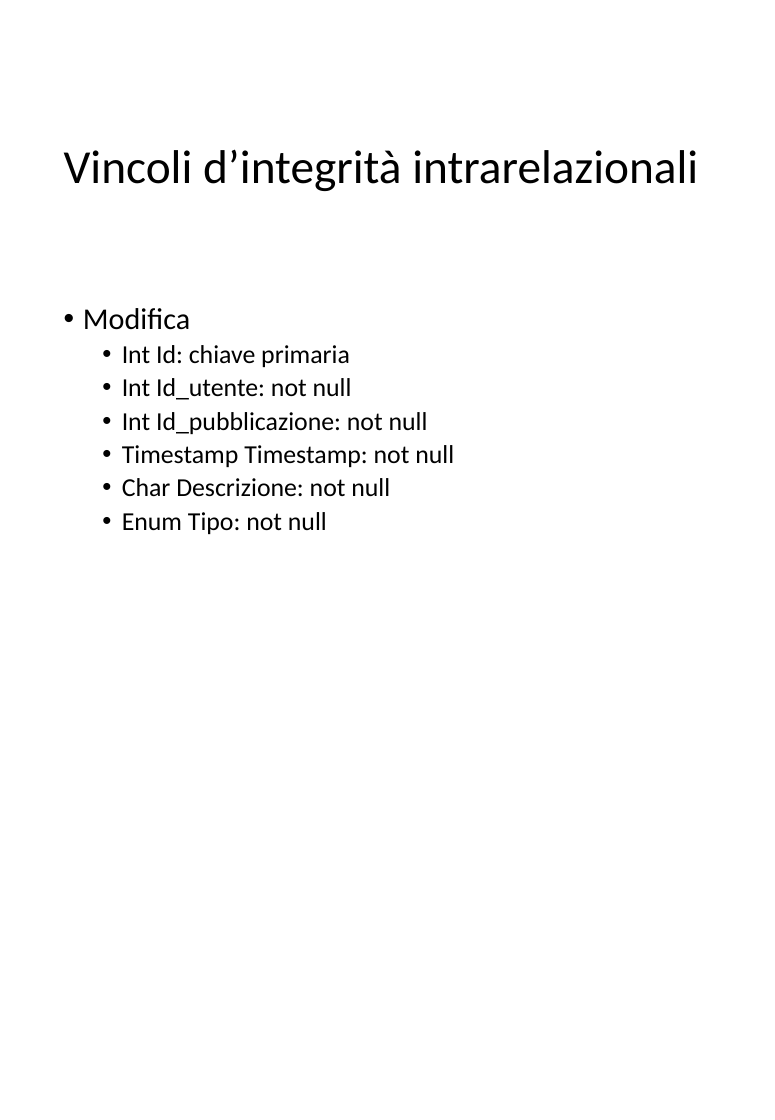
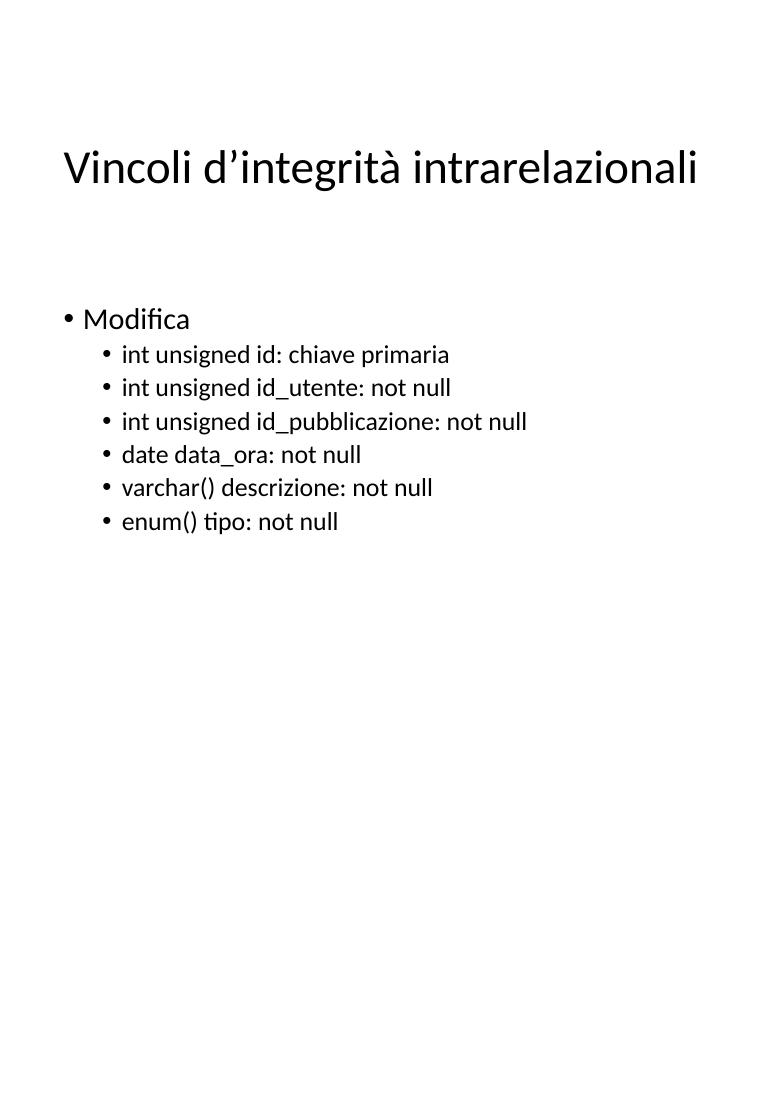
Before and after one commit to vincendep/LBDproject, a slide deck: slide 5 of modello logico/modello logico.pptx. Drawn at 775x1120 pixels with LibreOffice and Linux fonts; fonts in the diff are those of the drawing. Boxes give left, top, right and bottom in pixels: in the first picture for what was removed or moved away, otherwise in the second. Text is boxed around its words. In the diff, an @@ line names an element or a change of style, - is before the commit and + after.

```diff
--- a/modello logico/modello logico.pptx
+++ b/modello logico/modello logico.pptx
@@ text at box(122, 345, 527, 534): text changed @@
-  • Int Id: chiave primaria
-  • Int Id_utente: not null
-  • Int Id_pubblicazione: not null
-  • Timestamp Timestamp: not null
-  • Char Descrizione: not null
-  • Enum Tipo: not null
+  • int unsigned id: chiave primaria
+  • int unsigned id_utente: not null
+  • int unsigned id_pubblicazione: not null
+  • date data_ora: not null
+  • varchar() descrizione: not null
+  • enum() tipo: not null
```
Also in this commit, not shown: 5 other slides changed, 7 other files.
